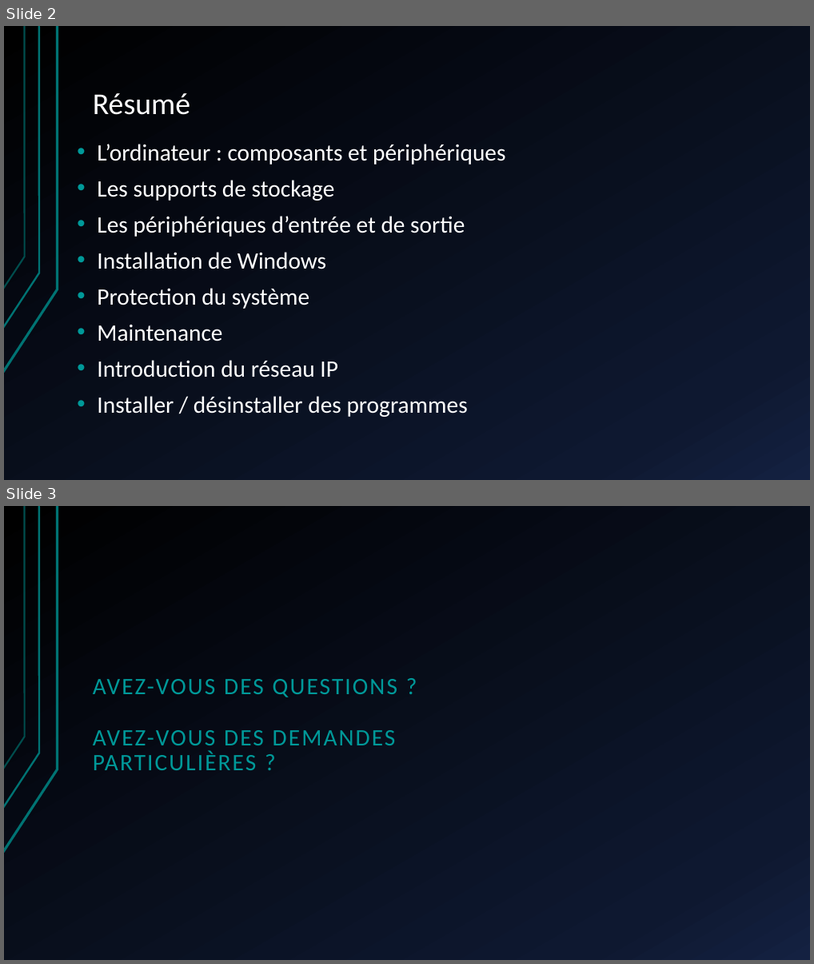
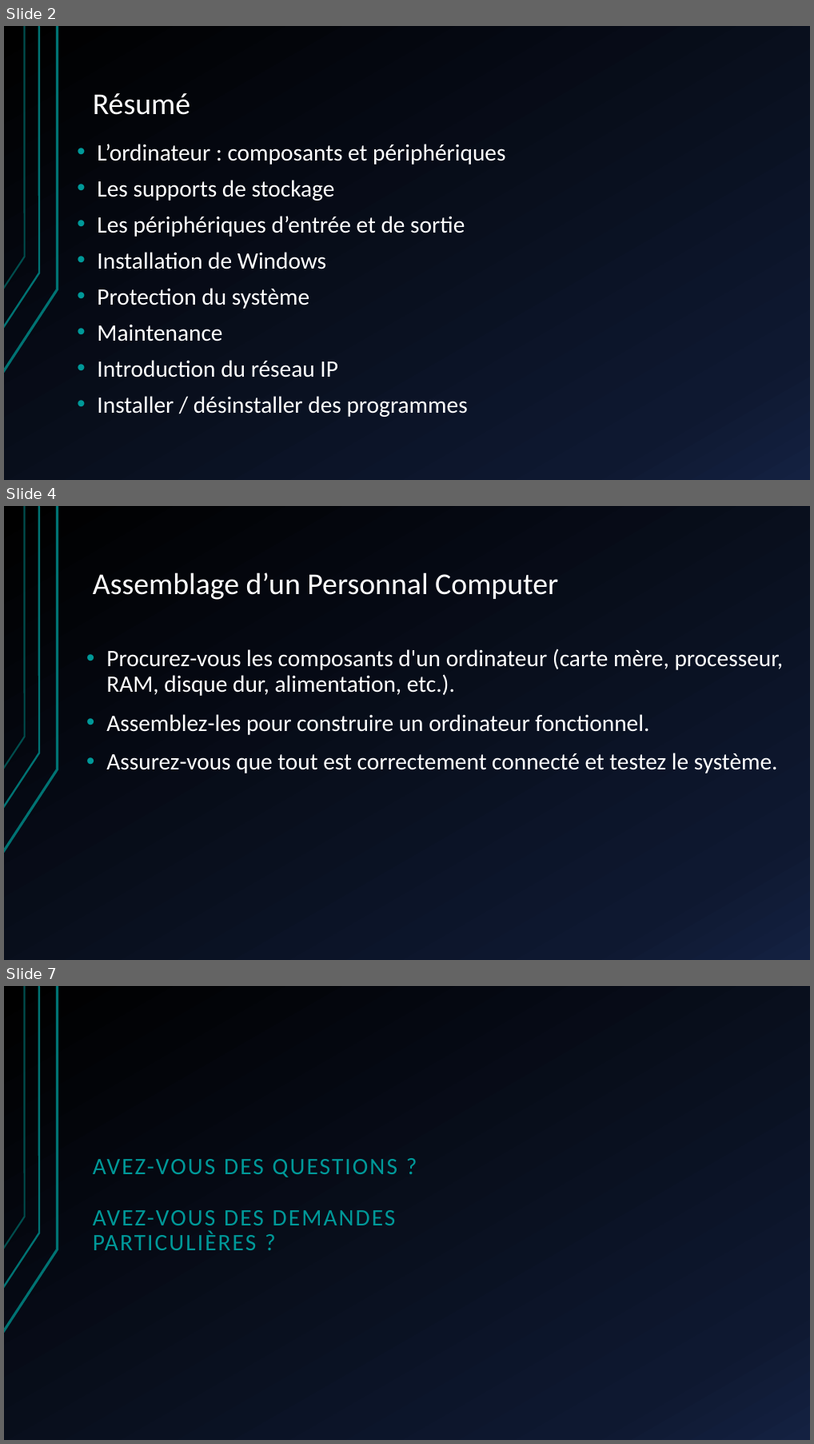
Before and after one commit to JojoTech-IT/Formation, a slide deck: Formation - installation d'un pc-2.pptx. Shown one above the other, each under a label of ours: slides 2 and 3 before the commit, slides 2, 4 and 7 after it; the slides between them are not shown. The pictures are 814x964 and 814x1444 pixels, drawn with LibreOffice and Linux fonts; fonts in the diff are those of the drawing. Boxes give left, top, right and bottom in pixels: in the first picture for what was removed or moved away, otherwise in the second. Text is boxed around its words. In the diff, an @@ line names an element or a change of style, - is before the commit and + after.

```diff
--- a/Formation - installation d'un pc-2.pptx
+++ b/Formation - installation d'un pc-2.pptx
@@ slide 4 added at [4, 506, 810, 960], background gradient #000000 to #0F1931 to #142242; not listed: 3 template elements that a slide beside it also shows @@
@@ title added at [93, 572, 558, 600], 36 pt, text #FFFFFF @@
+Assemblage d’un Personnal Computer
@@ text added at [106, 648, 784, 773], 28 pt, text #FFFFFF @@
+• Procurez-vous les composants d'un ordinateur (carte mère, processeur, RAM, disque dur, alimentation, etc.).
+• Assemblez-les pour construire un ordinateur fonctionnel.
+• Assurez-vous que tout est correctement connecté et testez le système.
@@ what was slide 3 is now slide 7 @@
```
Also in this commit, not shown: 3 other slides added.
